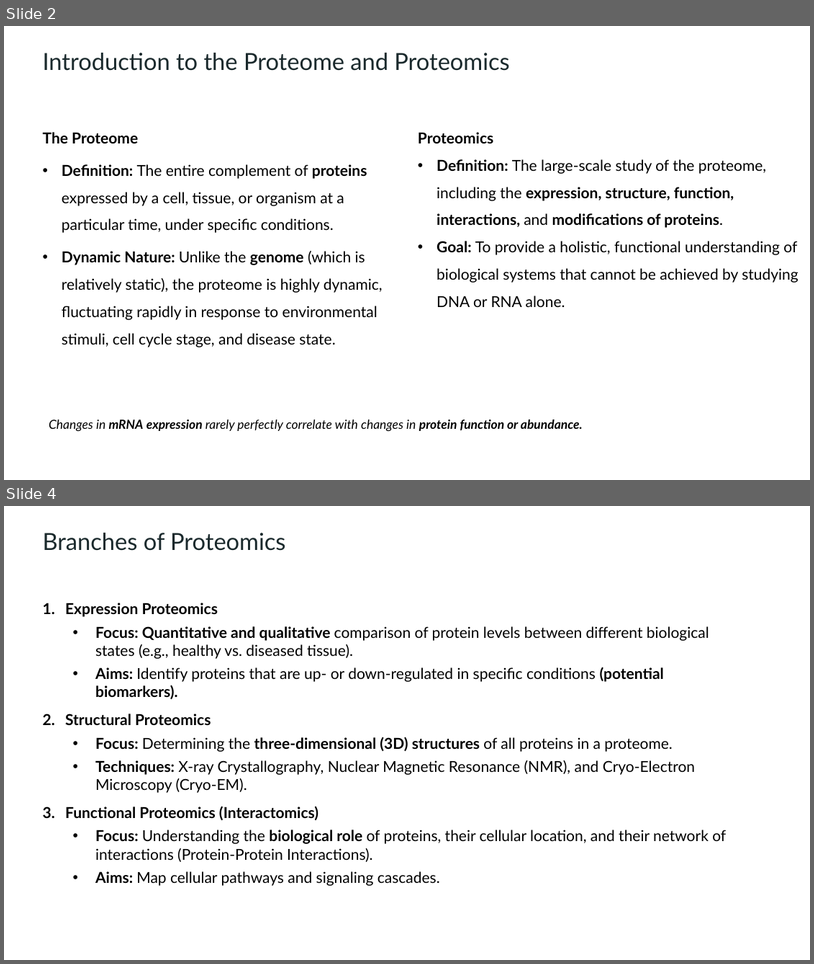
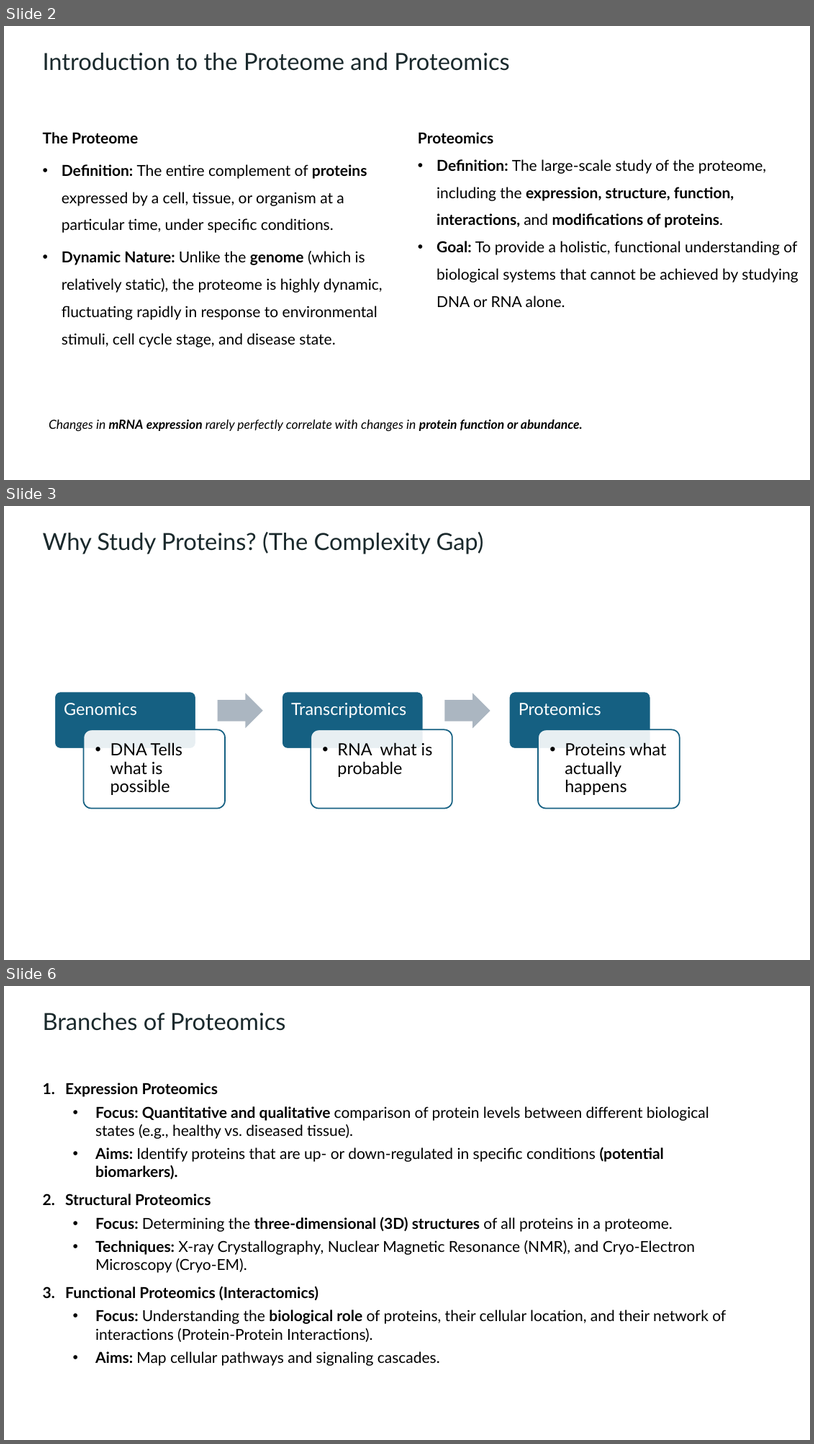
Before and after one commit to lodiag-holocron/r4proteomics, a slide deck: inst/r4proteomics_slides.pptx. Shown one above the other, each under a label of ours: slides 2 and 4 before the commit, slides 2, 3 and 6 after it; the slides between them are not shown. The pictures are 814x964 and 814x1444 pixels, drawn with LibreOffice and Linux fonts; fonts in the diff are those of the drawing. Boxes give left, top, right and bottom in pixels: in the first picture for what was removed or moved away, otherwise in the second. Text is boxed around its words. In the diff, an @@ line names an element or a change of style, - is before the commit and + after.

```diff
--- a/inst/r4proteomics_slides.pptx
+++ b/inst/r4proteomics_slides.pptx
@@ slide 3 added at [4, 506, 810, 960], background #FFFFFF @@
@@ text added at [43, 532, 484, 554], 28 pt, text #1A292C @@
+Why Study Proteins? (The Complexity Gap)
@@ group added at [55, 692, 680, 808]: 6 rounded rectangles, 6 texts, 2 right arrows @@
+Genomics
+  • DNA Tells what is possible
+Transcriptomics
+  • RNA what is probable
+Proteomics
+  • Proteins what actually happens
@@ what was slide 4 is now slide 6 @@
```
Also in this commit, not shown: 1 slide changed, 1 other slide added.
